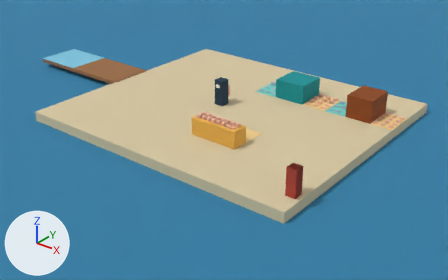
The glTF model shared/assets/models/sunrise_pier_blockout.glb, before and after one commit.
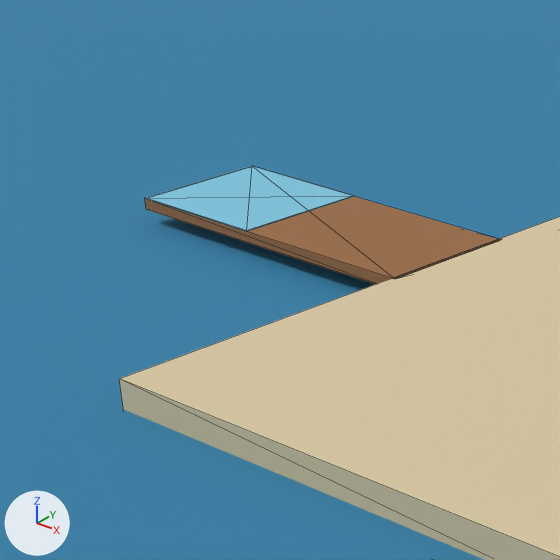
Old and new are each drawn whole from a camera (50 mm lens) standing at (22.47, -27.85, 14.82) and looking at (-0.14, 0.42, -2.7) and again close up on the part from 0% to 37% of the width and 0% to 59% of the height. Arrows for +X, +Y and +Z are at lower left; the lights stay in place. The older version's two pictures come first. The close-ups show mesh edges as thin lines. Where no turn or scale is listed for an object, it has been applied to the vertices.

In view in the first close-up: 'Ground_land', 'Pier', 'Water', 'Zone_pier_end'.
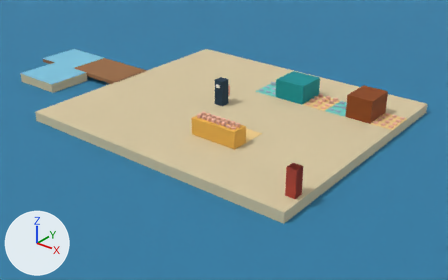
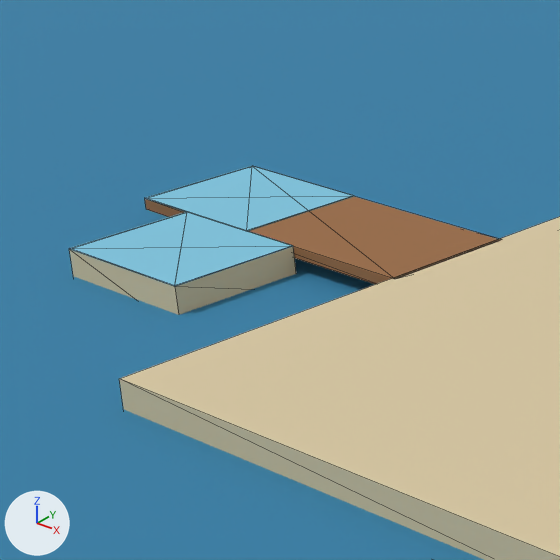
Where the change shows, as pixel boxes (x1, y1, x2, y2) in the close-ups (560 x 560 px):
```json
{"object": "Zone_pier_spur", "change": "added", "after": [69, 212, 293, 286], "on screen": "cyan"}
{"object": "Ground_pier_spur", "change": "added", "after": [69, 247, 296, 315], "on screen": "beige"}
```

Scene script edits in JSON lines:
```json
{"op": "add", "block": "ob_zone_pier_spur", "code": ["ob_zone_pier_spur = bpy.data.objects.new('Zone_pier_spur', me_zone_fishing)", "ob_zone_pier_spur.location = (-12.75, -3.0, 0.01)", "ob_zone_pier_spur.scale = (3.5, 3.0, 0.02)"]}
{"op": "add", "block": "ob_ground_pier_spur", "code": ["ob_ground_pier_spur = bpy.data.objects.new('Ground_pier_spur', me_ground)", "ob_ground_pier_spur.location = (-12.75, -3.0, -0.5)", "ob_ground_pier_spur.scale = (3.5, 3.0, 1.0)"]}
```
